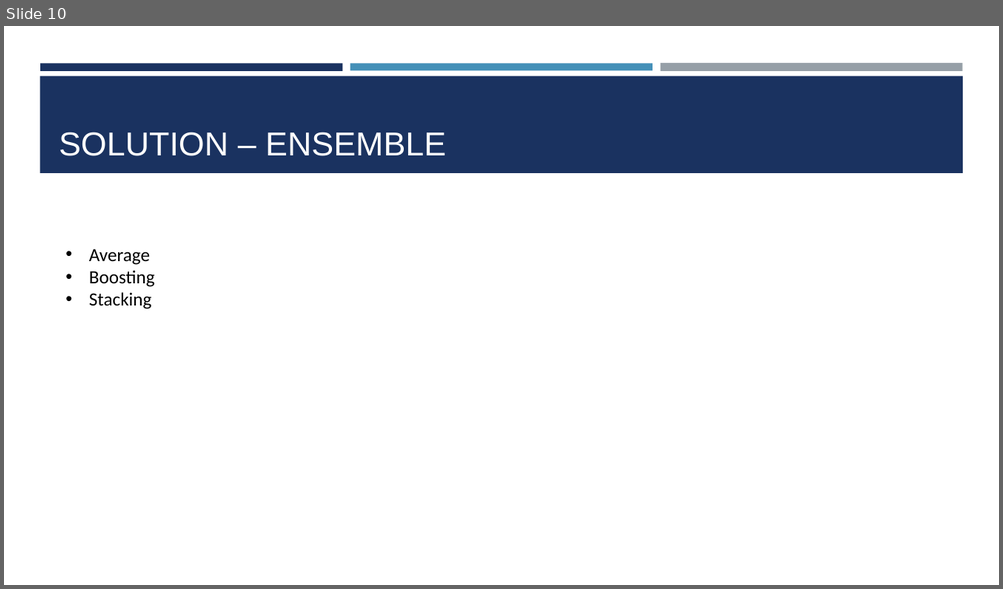
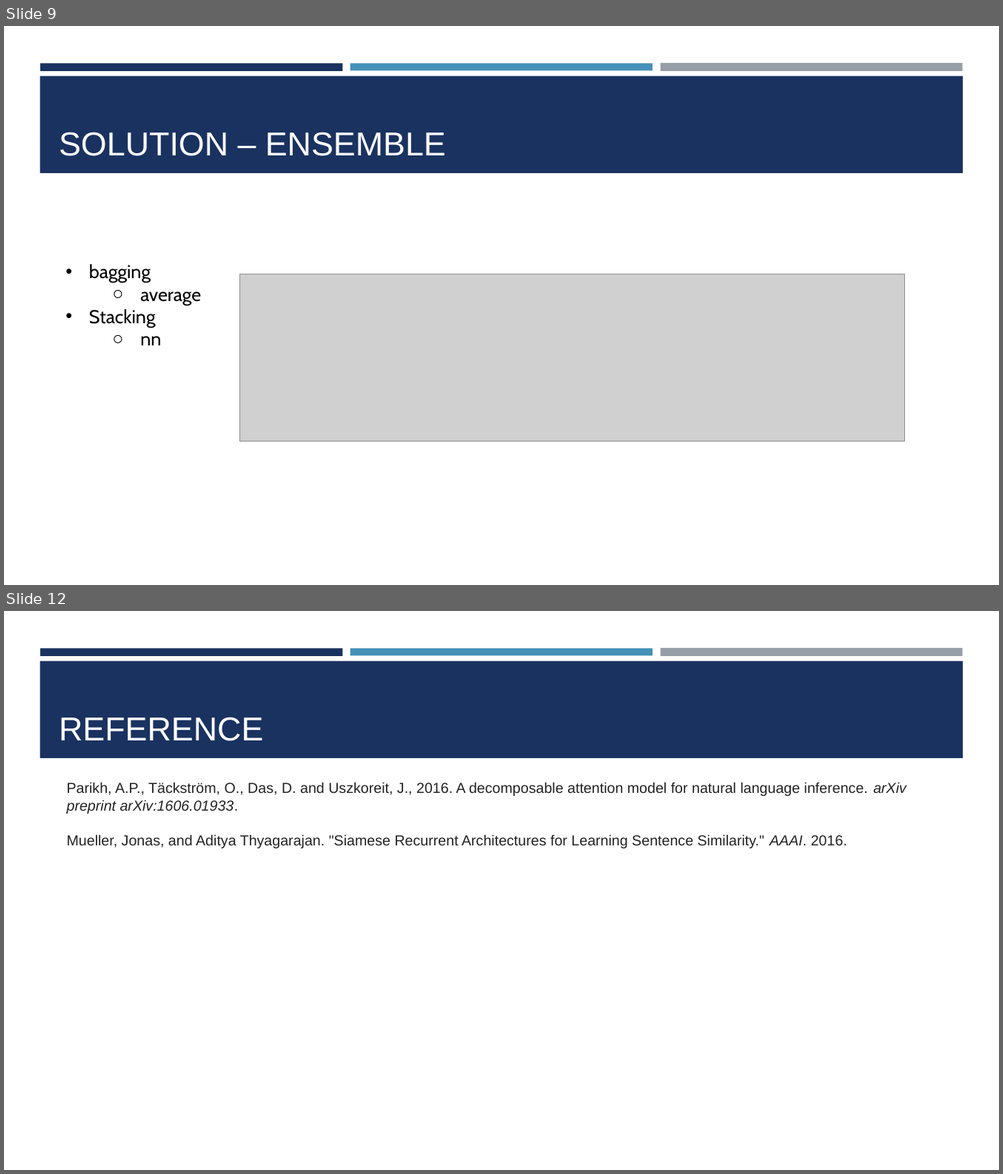
Before and after one commit to BinQian/COMP6208, a slide deck: report/presentation.pptx. Shown one above the other, each under a label of ours: slide 10 before the commit, slides 9 and 12 after it; the slides between them are not shown. The pictures are 1003x589 and 1003x1174 pixels, drawn with LibreOffice and Linux fonts; fonts in the diff are those of the drawing; grey boxes stand for pictures. Boxes give left, top, right and bottom in pixels: in the first picture for what was removed or moved away, otherwise in the second. Text is boxed around its words. In the diff, an @@ line names an element or a change of style, - is before the commit and + after.

```diff
--- a/report/presentation.pptx
+++ b/report/presentation.pptx
@@ slide 12 added at bbox=[4, 611, 999, 1170], background #FFFFFF; not listed: 4 template elements that a slide beside it also shows @@
@@ title added at bbox=[59, 717, 263, 741], 32 pt, text #FFFFFF @@
+REFERENCE
@@ text added at bbox=[67, 782, 906, 849], 14 pt, text #222222 @@
+Parikh, A.P., Täckström, O., Das, D. and Uszkoreit, J., 2016. A decomposable attention model for natural language inference. arXiv preprint arXiv:1606.01933.
+Mueller, Jonas, and Aditya Thyagarajan. "Siamese Recurrent Architectures for Learning Sentence Similarity." AAAI. 2016.
@@ what was slide 10 is now slide 9 @@
@@ slide 9 changed as well @@
@@ text at bbox=[89, 264, 201, 306]: text changed; font Calibri to Cabin @@
-• Average
-• Boosting
+• bagging
+  ○ average
@@ picture added at bbox=[240, 275, 904, 442] @@
@@ text at bbox=[89, 309, 156, 328]: font Calibri to Cabin in "Stacking" @@
@@ text at bbox=[140, 336, 161, 346]: paragraph added @@
+  ○ nn
```
Also in this commit, not shown: 9 other slides changed, 2 other slides added, 4 slides removed, 9 other files.
